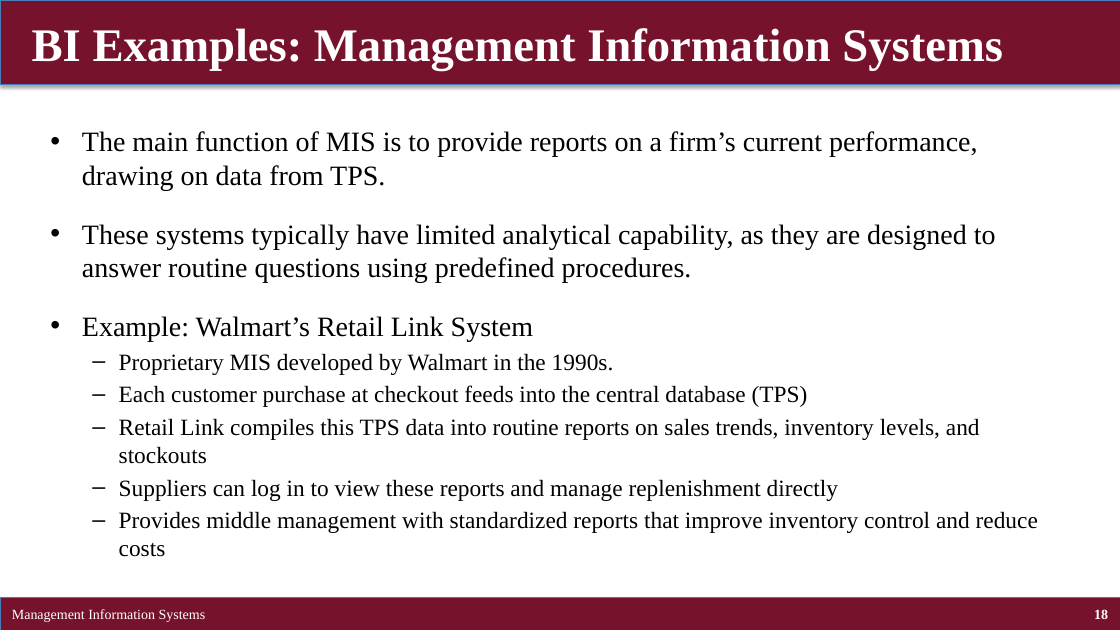
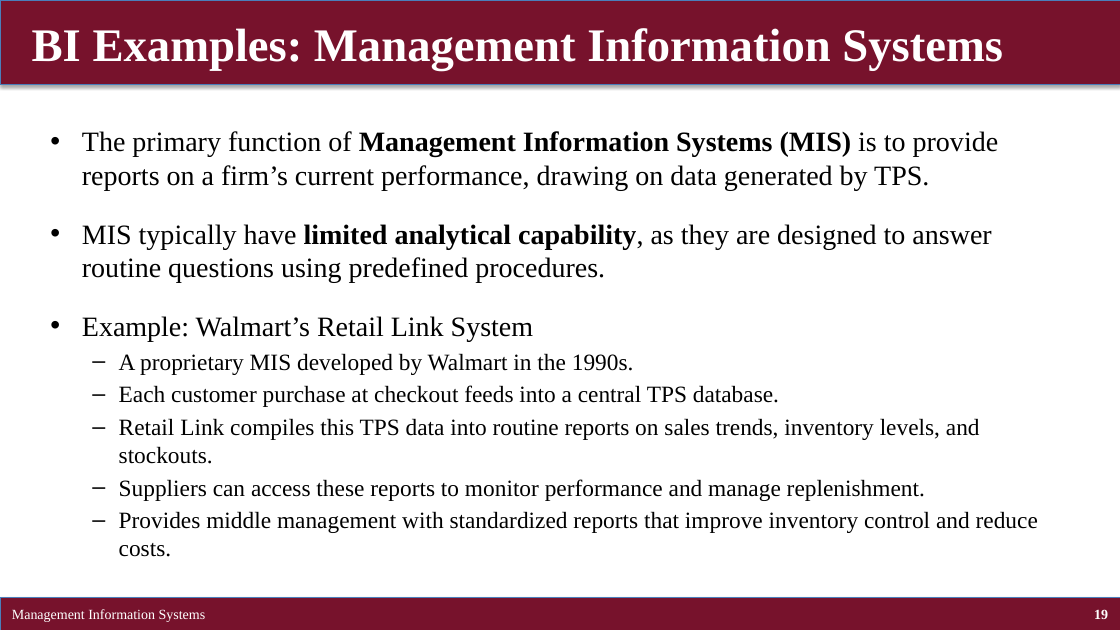
Before and after one commit to brianhwpark/brianhwpark.github.io, a slide deck: slide 19 of files/teaching-resources/concordiacollege-busn-315/busn-315-lecture-note/busn315-ch02.pptx (slide 18 before the commit). Drawn at 1120x630 pixels with LibreOffice and Linux fonts; fonts in the diff are those of the drawing. Boxes give left, top, right and bottom in pixels: in the first picture for what was removed or moved away, otherwise in the second. Text is boxed around its words. In the diff, an @@ line names an element or a change of style, - is before the commit and + after.

```diff
--- a/files/teaching-resources/concordiacollege-busn-315/busn-315-lecture-note/busn315-ch02.pptx
+++ b/files/teaching-resources/concordiacollege-busn-315/busn-315-lecture-note/busn315-ch02.pptx
@@ text at bbox=[82, 131, 999, 283]: text changed @@
-• The main function of MIS is to provide reports on a firm’s current performance, drawing on data from TPS.
-• These systems typically have limited analytical capability, as they are designed to answer routine questions using predefined procedures.
+• The primary function of Management Information Systems (MIS) is to provide reports on a firm’s current performance, drawing on data generated by TPS.
+• MIS typically have limited analytical capability, as they are designed to answer routine questions using predefined procedures.
@@ text at bbox=[119, 353, 1038, 557]: text changed @@
-  – Proprietary MIS developed by Walmart in the 1990s.
-  – Each customer purchase at checkout feeds into the central database (TPS)
-  – Retail Link compiles this TPS data into routine reports on sales trends, inventory levels, and stockouts
-  – Suppliers can log in to view these reports and manage replenishment directly
-  – Provides middle management with standardized reports that improve inventory control and reduce costs
+  – A proprietary MIS developed by Walmart in the 1990s.
+  – Each customer purchase at checkout feeds into a central TPS database.
+  – Retail Link compiles this TPS data into routine reports on sales trends, inventory levels, and stockouts.
+  – Suppliers can access these reports to monitor performance and manage replenishment.
+  – Provides middle management with standardized reports that improve inventory control and reduce costs.
```
Also in this commit, not shown: 40 other slides changed, 6 slides added, 4 slides removed, 9 other files.
